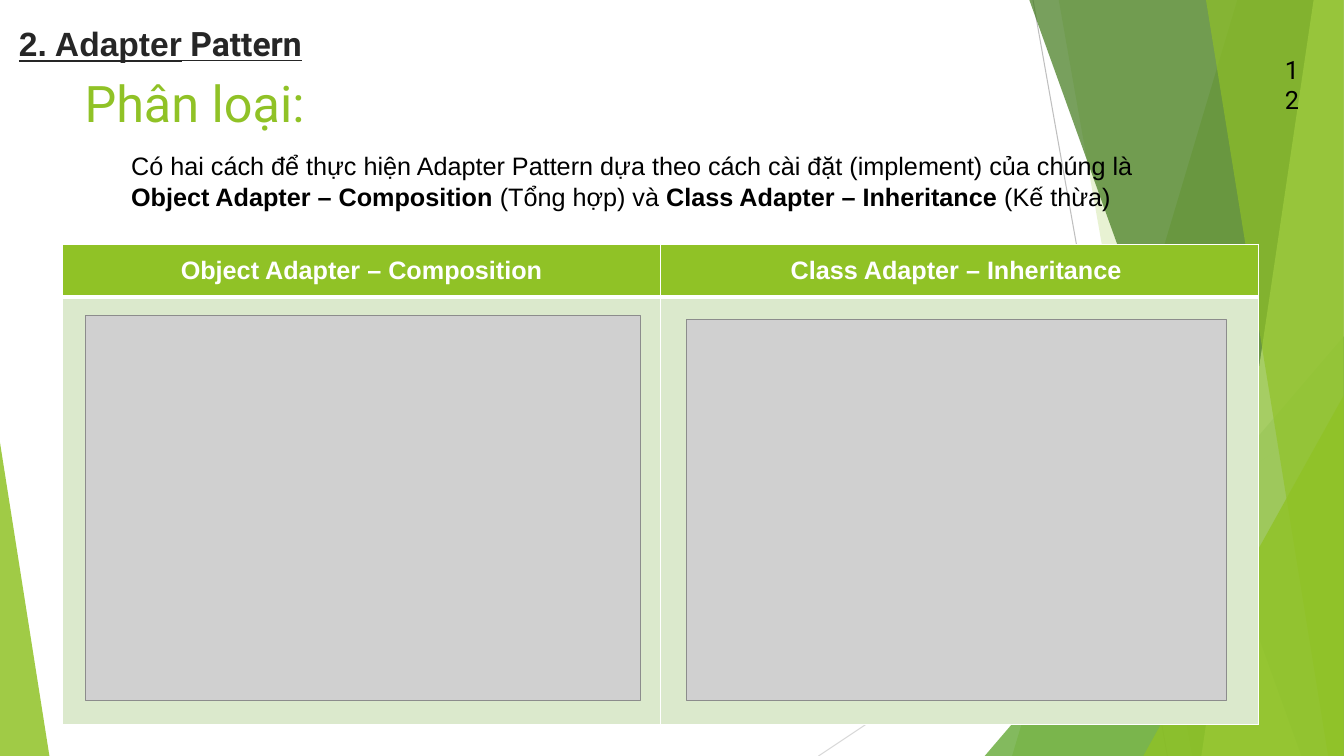
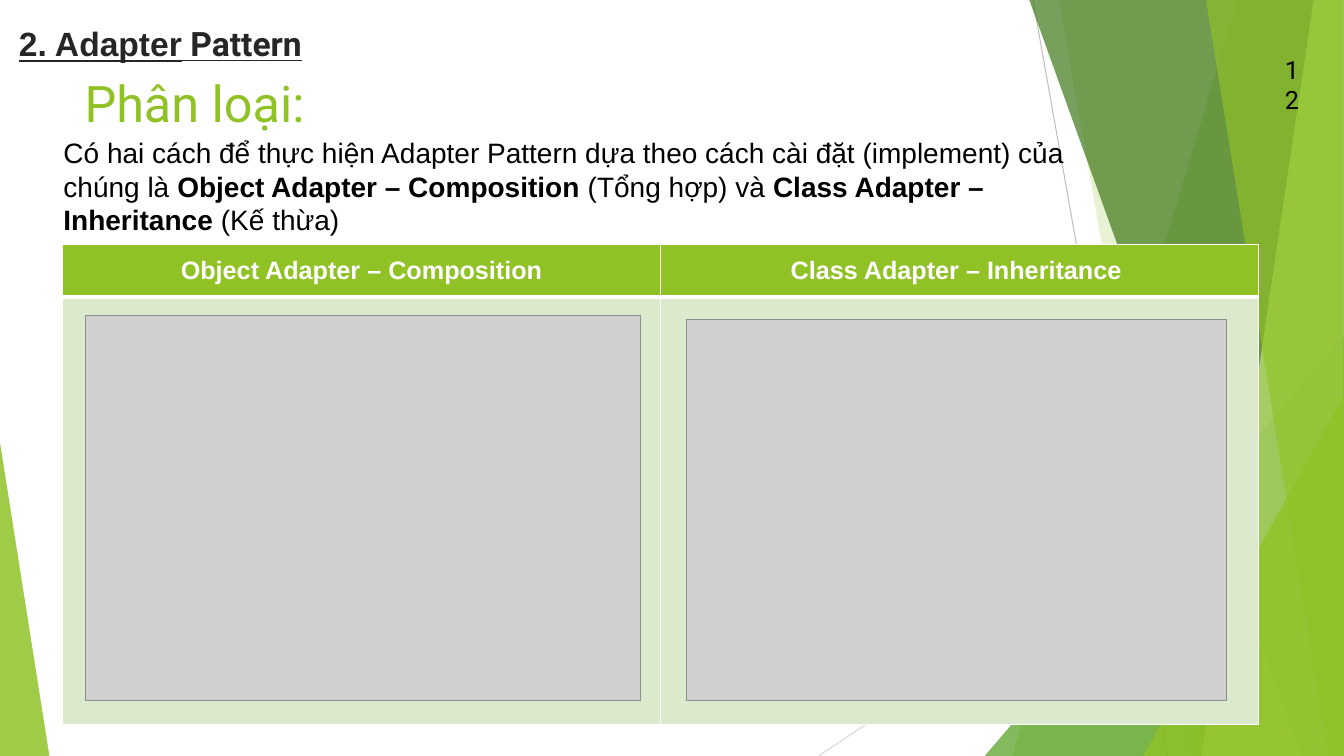
Before and after one commit to baobao98/DemoOOAD, a slide deck: slide 15 of Docs/Presentation-TKPMHDT-group04.pptx. Drawn at 1344x756 pixels with LibreOffice and Linux fonts; fonts in the diff are those of the drawing; grey boxes stand for pictures. Boxes give left, top, right and bottom in pixels: in the first picture for what was removed or moved away, otherwise in the second. Text is boxed around its words. In the diff, an @@ line names an element or a change of style, - is before the commit and + after.

```diff
--- a/Docs/Presentation-TKPMHDT-group04.pptx
+++ b/Docs/Presentation-TKPMHDT-group04.pptx
@@ text "Có hai cách để thực ...": place and size @@
-text "Có hai cách để thực ..." at <box>131,155,1133,211</box>
+text "Có hai cách để thực ..." at <box>63,141,1063,236</box>
@@ text "Có hai cách để thực ..." at <box>63,141,1063,236</box>: size 18 to 20 pt @@
```
Also in this commit, not shown: 10 other slides changed, 2 other files.
